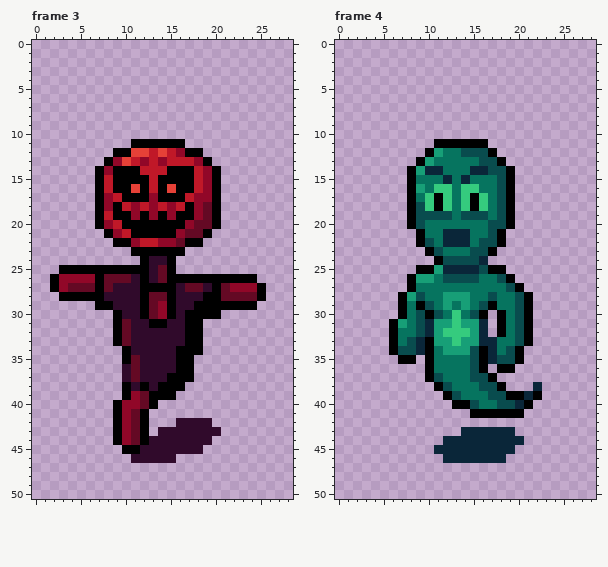
One commit to this pixel-art file: Succubus/Sprites/HellOpponents.aseprite. The first picture shows the starting point.
29x51 pixels, 25 frames. Shown: frame 3, frame 4. The commit also changed other frames, which this record leaves out.
The result:
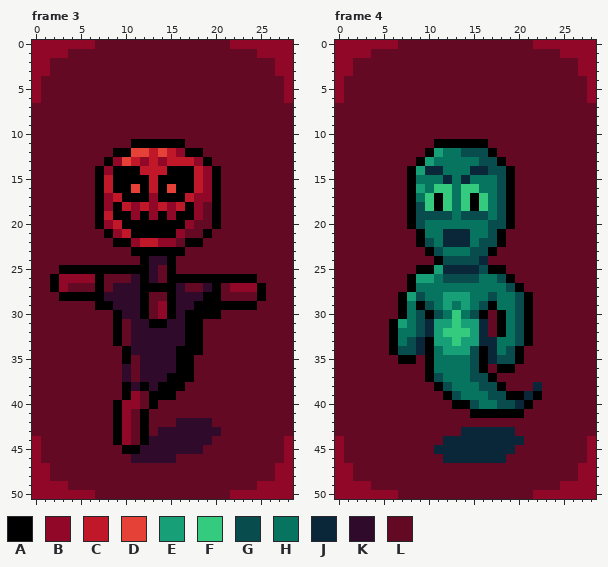
Palette (. is transparent): A #000000  B #910728  C #c01828  D #e64137  E #179f77  F #35cb7e  G #094c4e  H #06745f  J #0a2639  K #300a2b  L #640924
Changes in this commit:
layer "Background" now shown
Frame 3, layer "Background":
y 0: x 0..28 ............................. -> BBBBBBBLLLLLLLLLLLLLLLBBBBBBB
y 1: x 0..28 ............................. -> BBBBLLLLLLLLLLLLLLLLLLLLLBBBB
y 2..3: x 0..28 ............................. -> BBLLLLLLLLLLLLLLLLLLLLLLLLLBB
y 4..6: x 0..28 ............................. -> BLLLLLLLLLLLLLLLLLLLLLLLLLLLB
y 7..10: x 0..28 ............................. -> LLLLLLLLLLLLLLLLLLLLLLLLLLLLL
y 11: x 0..10 ........... -> LLLLLLLLLLL; x 17..28 ............ -> LLLLLLLLLLLL
y 12: x 0..8 ......... -> LLLLLLLLL; x 19..28 .......... -> LLLLLLLLLL
y 13: x 0..7 ........ -> LLLLLLLL; x 20..28 ......... -> LLLLLLLLL
y 14..20: x 0..6 ....... -> LLLLLLL; x 21..28 ........ -> LLLLLLLL
y 21: x 0..7 ........ -> LLLLLLLL; x 20..28 ......... -> LLLLLLLLL
y 22: x 0..8 ......... -> LLLLLLLLL; x 19..28 .......... -> LLLLLLLLLL
y 23: x 0..10 ........... -> LLLLLLLLLLL; x 17..28 ............ -> LLLLLLLLLLLL
y 24: x 0..11 ............ -> LLLLLLLLLLLL; x 16..28 ............. -> LLLLLLLLLLLLL
y 25: x 0..2 ... -> LLL; x 16..28 ............. -> LLLLLLLLLLLLL
y 26: x 0..1 .. -> LL; x 25..28 .... -> LLLL
y 27: x 0..1 .. -> LL; x 26..28 ... -> LLL
y 28: x 0..2 ... -> LLL; x 26..28 ... -> LLL
y 29: x 0..6 ....... -> LLLLLLL; x 25..28 .... -> LLLL
y 30: x 0..8 ......... -> LLLLLLLLL; x 21..28 ........ -> LLLLLLLL
y 31..33: x 0..8 ......... -> LLLLLLLLL; x 19..28 .......... -> LLLLLLLLLL
y 34: x 0..9 .......... -> LLLLLLLLLL; x 19..28 .......... -> LLLLLLLLLL
y 35..37: x 0..9 .......... -> LLLLLLLLLL; x 18..28 ........... -> LLLLLLLLLLL
y 38: x 0..9 .......... -> LLLLLLLLLL; x 17..28 ............ -> LLLLLLLLLLLL
y 39: x 0..9 .......... -> LLLLLLLLLL; x 16..28 ............. -> LLLLLLLLLLLLL
y 40: x 0..8 ......... -> LLLLLLLLL; x 14..28 ............... -> LLLLLLLLLLLLLLL
y 41: x 0..8 ......... -> LLLLLLLLL; x 13..28 ................ -> LLLLLLLLLLLLLLLL
y 42: x 0..8 ......... -> LLLLLLLLL; x 13..15 ... -> LLL; x 20..28 ......... -> LLLLLLLLL
y 43: x 0..8 ......... -> LLLLLLLLL; x 13 . -> L; x 21..28 ........ -> LLLLLLLL
y 44: x 0..8 ......... -> BLLLLLLLL; x 20..28 ......... -> LLLLLLLLB
y 45: x 0..9 .......... -> BLLLLLLLLL; x 19..28 .......... -> LLLLLLLLLB
y 46: x 0..10 ........... -> BLLLLLLLLLL; x 16..28 ............. -> LLLLLLLLLLLLB
y 47..48: x 0..28 ............................. -> BBLLLLLLLLLLLLLLLLLLLLLLLLLBB
y 49: x 0..28 ............................. -> BBBBLLLLLLLLLLLLLLLLLLLLLBBBB
y 50: x 0..28 ............................. -> BBBBBBBLLLLLLLLLLLLLLLBBBBBBB
Frame 4, layer "Background":
y 0: x 0..28 ............................. -> BBBBBBBLLLLLLLLLLLLLLLBBBBBBB
y 1: x 0..28 ............................. -> BBBBLLLLLLLLLLLLLLLLLLLLLBBBB
y 2..3: x 0..28 ............................. -> BBLLLLLLLLLLLLLLLLLLLLLLLLLBB
y 4..6: x 0..28 ............................. -> BLLLLLLLLLLLLLLLLLLLLLLLLLLLB
y 7..10: x 0..28 ............................. -> LLLLLLLLLLLLLLLLLLLLLLLLLLLLL
y 11: x 0..10 ........... -> LLLLLLLLLLL; x 17..28 ............ -> LLLLLLLLLLLL
y 12: x 0..9 .......... -> LLLLLLLLLL; x 18..28 ........... -> LLLLLLLLLLL
y 13: x 0..8 ......... -> LLLLLLLLL; x 19..28 .......... -> LLLLLLLLLL
y 14..20: x 0..7 ........ -> LLLLLLLL; x 20..28 ......... -> LLLLLLLLL
y 21..22: x 0..8 ......... -> LLLLLLLLL; x 19..28 .......... -> LLLLLLLLLL
y 23: x 0..9 .......... -> LLLLLLLLLL; x 18..28 ........... -> LLLLLLLLLLL
y 24: x 0..10 ........... -> LLLLLLLLLLL; x 17..28 ............ -> LLLLLLLLLLLL
y 25: x 0..8 ......... -> LLLLLLLLL; x 19..28 .......... -> LLLLLLLLLL
y 26: x 0..7 ........ -> LLLLLLLL; x 20..28 ......... -> LLLLLLLLL
y 27: x 0..7 ........ -> LLLLLLLL; x 21..28 ........ -> LLLLLLLL
y 28..29: x 0..6 ....... -> LLLLLLL; x 22..28 ....... -> LLLLLLL
y 30: x 0..6 ....... -> LLLLLLL; x 17 . -> L; x 22..28 ....... -> LLLLLLL
y 31..32: x 0..5 ...... -> LLLLLL; x 17 . -> L; x 22..28 ....... -> LLLLLLL
y 33: x 0..5 ...... -> LLLLLL; x 22..28 ....... -> LLLLLLL
y 34: x 0..5 ...... -> LLLLLL; x 21..28 ........ -> LLLLLLLL
y 35: x 0..6 ....... -> LLLLLLL; x 9 . -> L; x 21..28 ........ -> LLLLLLLL
y 36: x 0..9 .......... -> LLLLLLLLLL; x 17 . -> L; x 20..28 ......... -> LLLLLLLLL
y 37: x 0..9 .......... -> LLLLLLLLLL; x 18..28 ........... -> LLLLLLLLLLL
y 38: x 0..10 ........... -> LLLLLLLLLLL; x 19..21 ... -> LLL; x 23..28 ...... -> LLLLLL
y 39: x 0..11 ............ -> LLLLLLLLLLLL; x 23..28 ...... -> LLLLLL
y 40: x 0..12 ............. -> LLLLLLLLLLLLL; x 22..28 ....... -> LLLLLLL
y 41: x 0..14 ............... -> LLLLLLLLLLLLLLL; x 21..28 ........ -> LLLLLLLL
y 42: x 0..28 ............................. -> LLLLLLLLLLLLLLLLLLLLLLLLLLLLL
y 43: x 0..13 .............. -> LLLLLLLLLLLLLL; x 20..28 ......... -> LLLLLLLLL
y 44: x 0..11 ............ -> BLLLLLLLLLLL; x 21..28 ........ -> LLLLLLLB
y 45: x 0..10 ........... -> BLLLLLLLLLL; x 20..28 ......... -> LLLLLLLLB
y 46: x 0..11 ............ -> BLLLLLLLLLLL; x 19..28 .......... -> LLLLLLLLLB
y 47..48: x 0..28 ............................. -> BBLLLLLLLLLLLLLLLLLLLLLLLLLBB
y 49: x 0..28 ............................. -> BBBBLLLLLLLLLLLLLLLLLLLLLBBBB
y 50: x 0..28 ............................. -> BBBBBBBLLLLLLLLLLLLLLLBBBBBBB
